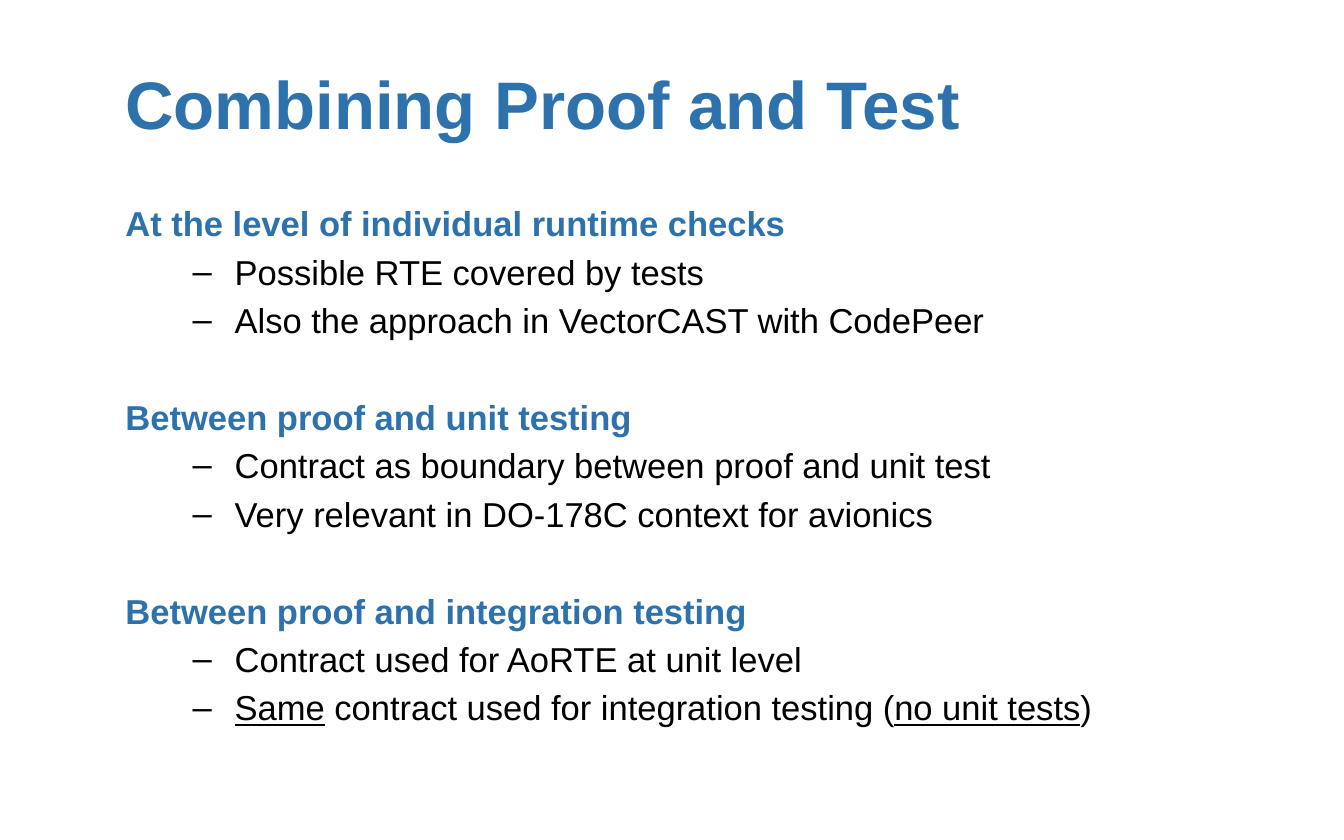
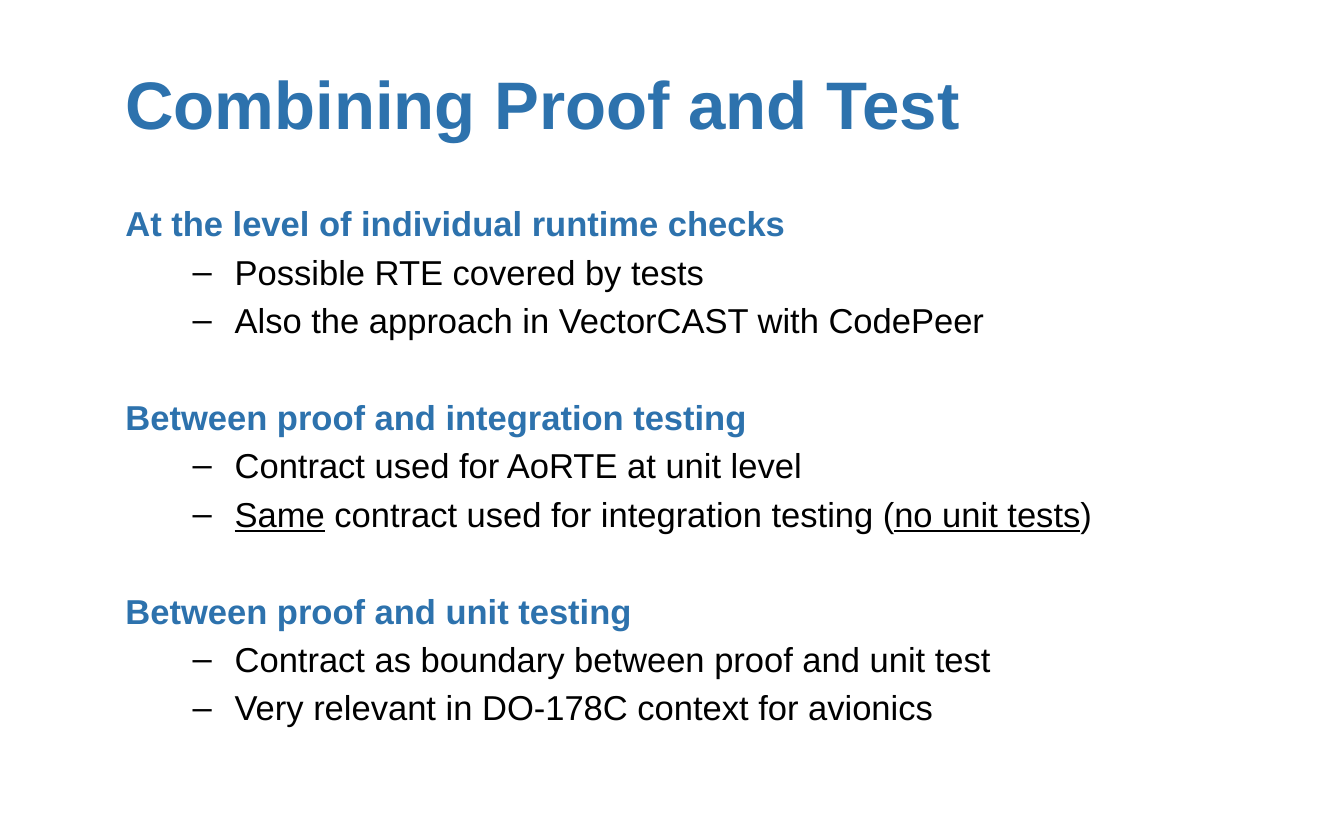
Before and after one commit to AdaCore/spark2014, a slide deck: slide 11 of slides/AdaCore_Tech_Days_2015/AdaCore Tech Days SPARK 2014.pptx. Drawn at 1344x840 pixels with LibreOffice and Linux fonts; fonts in the diff are those of the drawing; background and template pictures are left out. Boxes give left, top, right and bottom in pixels: in the first picture for what was removed or moved away, otherwise in the second. Text is boxed around its words. In the diff, an @@ line names an element or a change of style, - is before the commit and + after.

Commit message:
O730-003 Minor update

```diff
--- a/slides/AdaCore_Tech_Days_2015/AdaCore Tech Days SPARK 2014.pptx
+++ b/slides/AdaCore_Tech_Days_2015/AdaCore Tech Days SPARK 2014.pptx
@@ text at (125, 405, 1091, 534): paragraphs added @@
+Between proof and integration testing
+  – Contract used for AoRTE at unit level
+  – Same contract used for integration testing (no unit tests)
@@ text at (125, 599, 1091, 727): paragraphs removed @@
-Between proof and integration testing
-  – Contract used for AoRTE at unit level
-  – Same contract used for integration testing (no unit tests)
```
